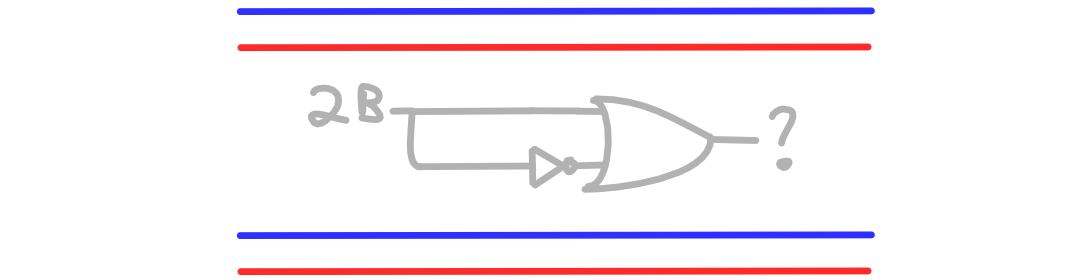
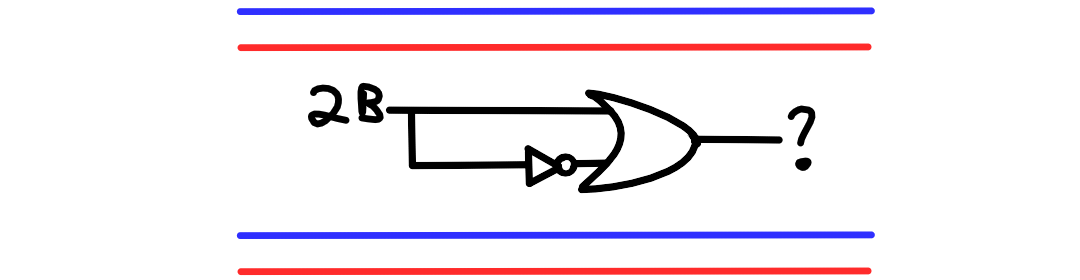
Layered file, before and after one edit (1080×280). Changes by layer:
added layer "Paint Layer 2" above "2b or not 2b" over [385, 89, 816, 194]
"2b or not 2b": opacity 30% → 100%, painted on it over [308, 82, 816, 194]
painted on "power rails" over [308, 82, 816, 194]
painted on "background" over [308, 82, 816, 194]
